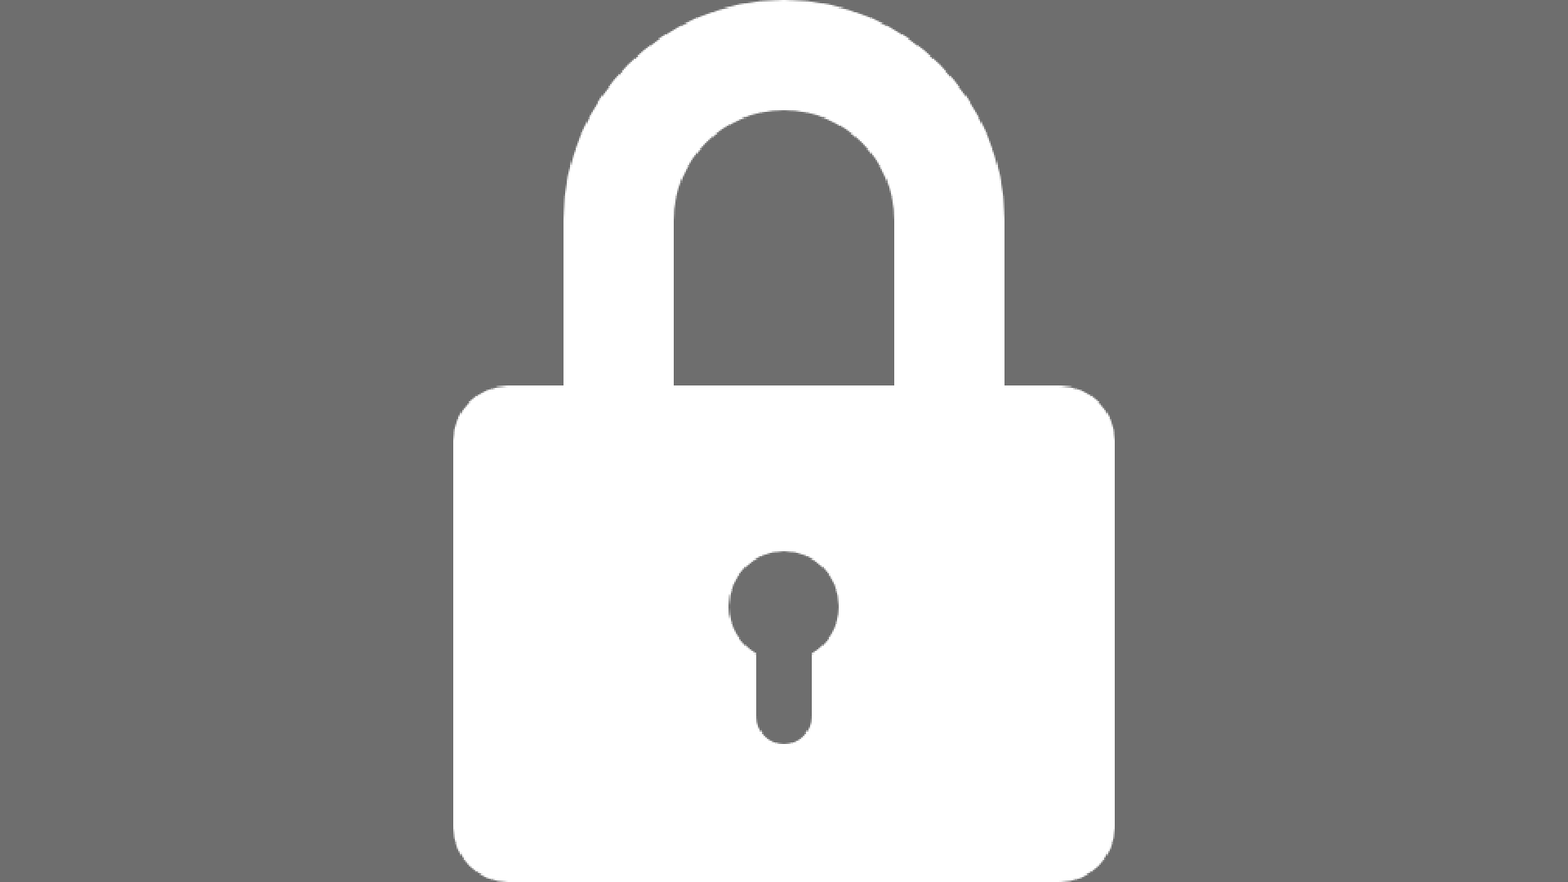
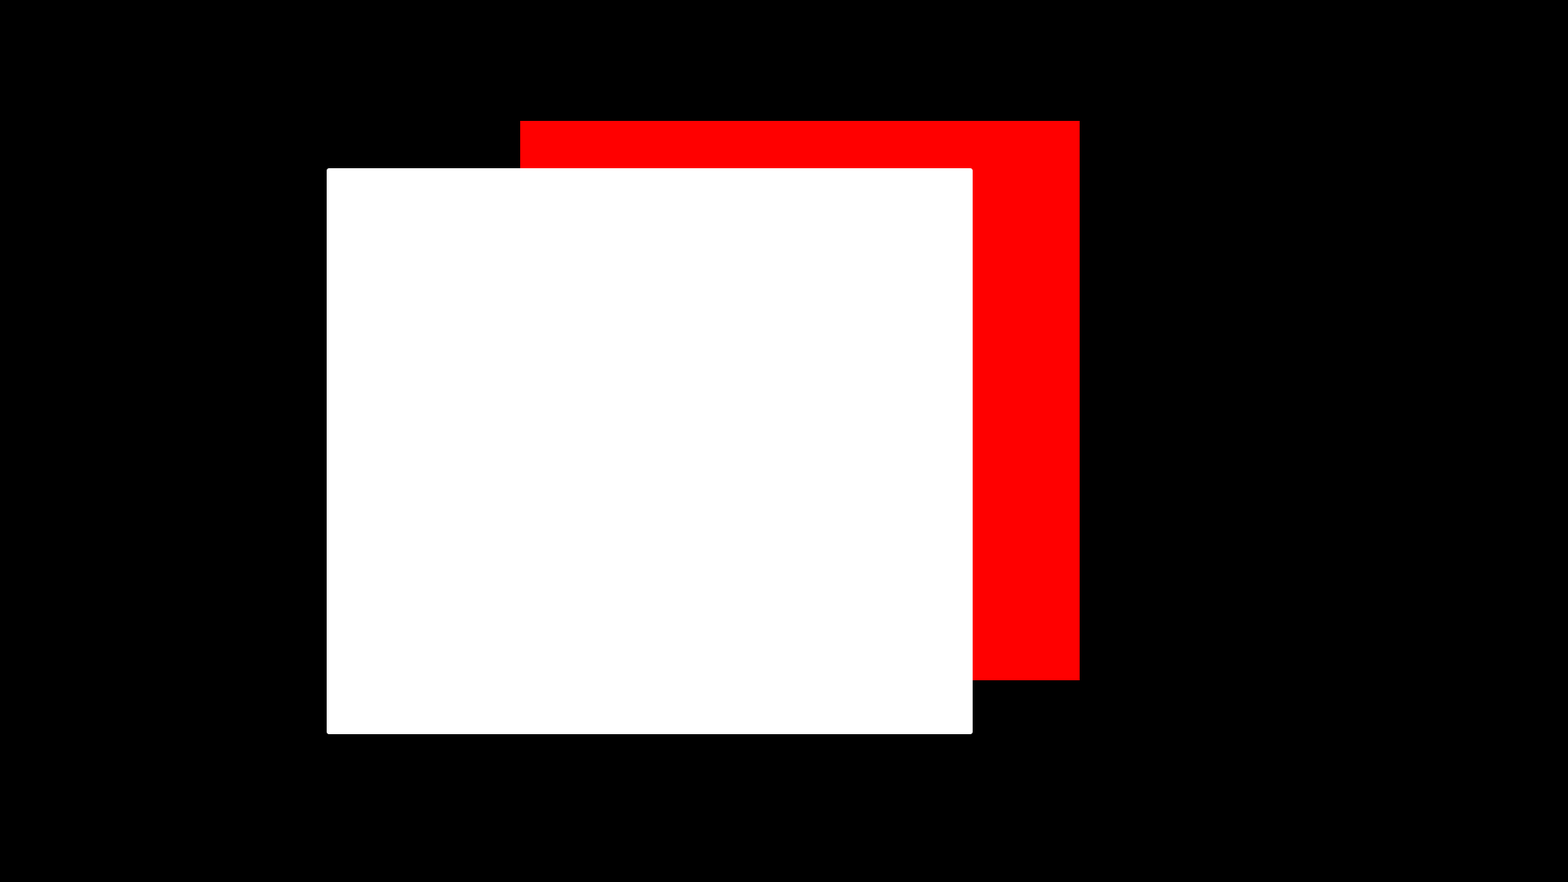
Comparing the layer stacks of the two 1568×882 images. Changes:
added layer "baseBacking3px" above "stickers" over (326, 168, 973, 735)
added group "stickers" with 4 layers above "clipboardTop" over (520, 120, 1080, 681)
added layer "greenStar" in group "stickers" over (673, 242, 895, 386)
added layer "blueStar" in group "stickers" over (673, 233, 895, 386)
added layer "yellowStar" in group "stickers" over (673, 236, 895, 386)
added layer "polka dots" in group "stickers" over (520, 120, 1080, 681)
added layer "Layer 43" above "Layer 42" over (0, 0, 1568, 882)
added layer "Layer 42" above "TownMapTextured" over (0, 0, 1568, 882)
added layer "TownMapTextured" above "lock" over (0, 0, 1568, 882)
hid "lock" over (453, 0, 1115, 882)